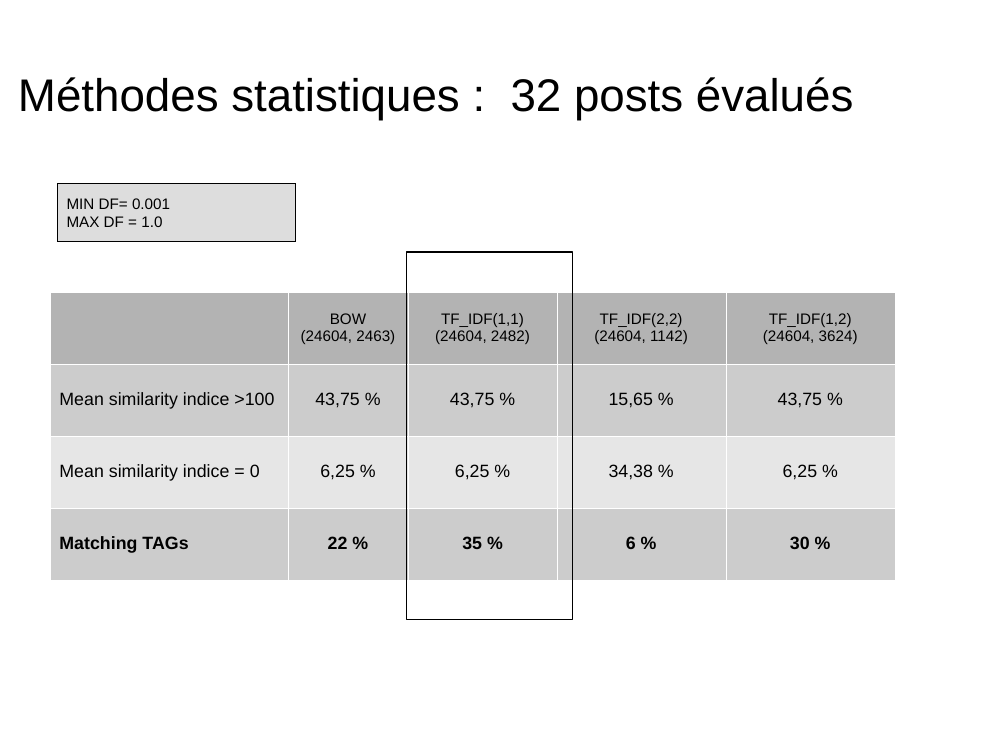
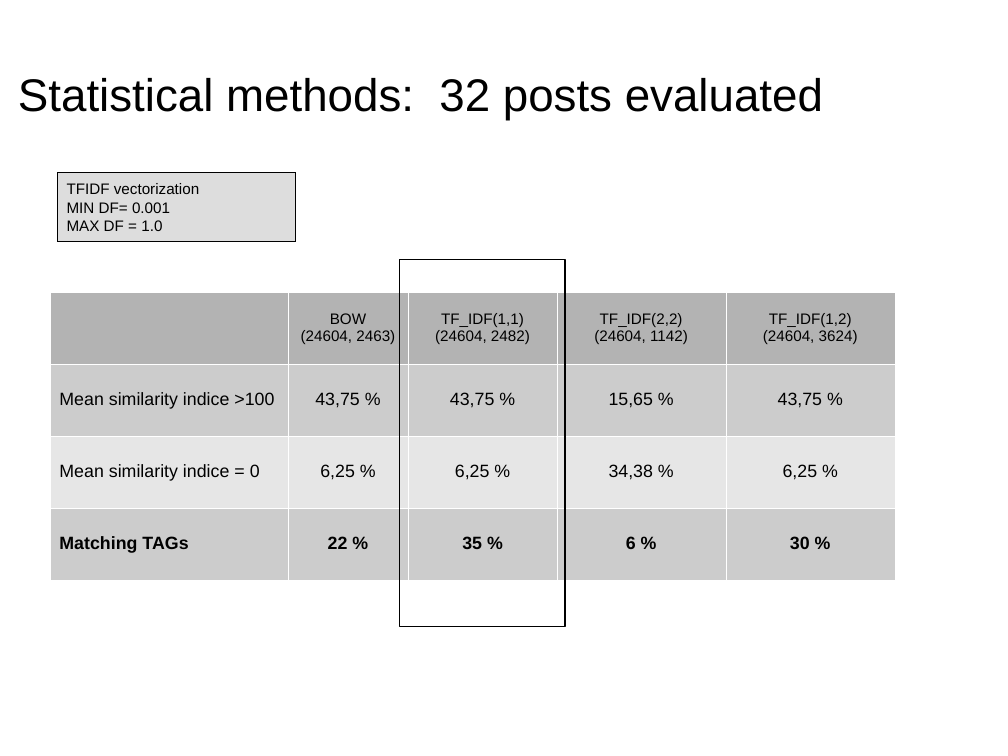
Before and after one commit to dataforcast/OC_Datascientist, a slide deck: slide 14 of P6/report/Openclassrooms_ParcoursDatascientist_P6-V1.odp (slide 11 before the commit). Drawn at 1008x756 pixels with LibreOffice and Linux fonts; fonts in the diff are those of the drawing; background and template pictures are left out. Boxes give left, top, right and bottom in pixels: in the first picture for what was removed or moved away, otherwise in the second. Text is boxed around its words. In the diff, an @@ line names an element or a change of style, - is before the commit and + after.

Commit message:
P6 : unsupervized methods : LDA measurement for BOW and TFIDF; presentation update; Stat methods: baseline measurement

```diff
--- a/P6/report/Openclassrooms_ParcoursDatascientist_P6-V1.odp
+++ b/P6/report/Openclassrooms_ParcoursDatascientist_P6-V1.odp
@@ title at bbox=[18, 78, 823, 121]: text changed @@
-Méthodes statistiques : 32 posts évalués
+Statistical methods: 32 posts evaluated
@@ rectangle "TFIDF vectorization": place and size @@
-rectangle "TFIDF vectorization" at bbox=[58, 184, 295, 241]
+rectangle "TFIDF vectorization" at bbox=[58, 173, 295, 241]
@@ text in rectangle at bbox=[67, 183, 199, 194]: paragraph added @@
+TFIDF vectorization
@@ rectangle: place and size @@
-rectangle at bbox=[407, 252, 573, 620]
+rectangle at bbox=[400, 259, 565, 627]
```
Also in this commit, not shown: 4 other slides changed, 6 slides added, 1 slide removed, 6 other files.
